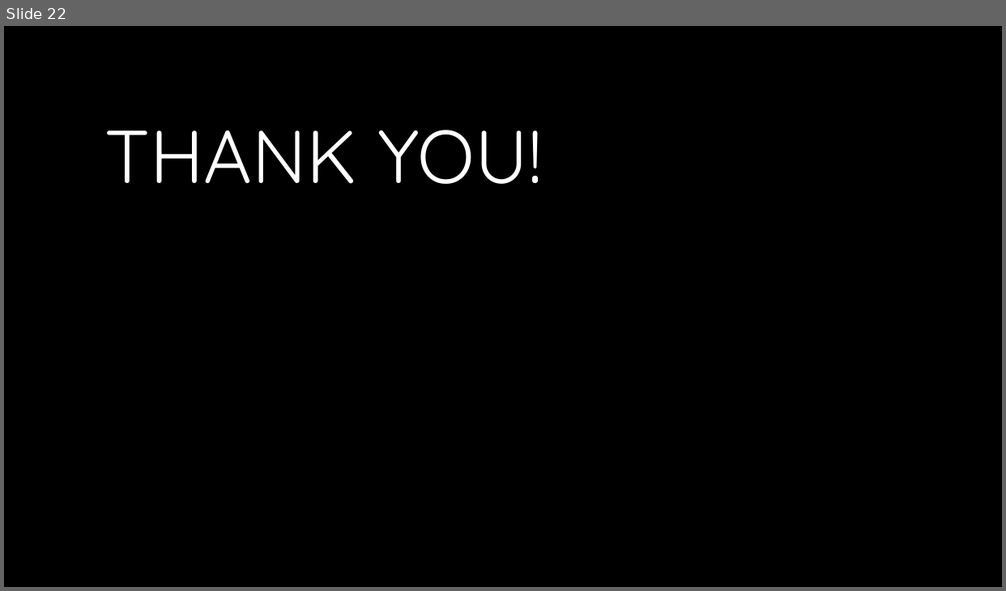
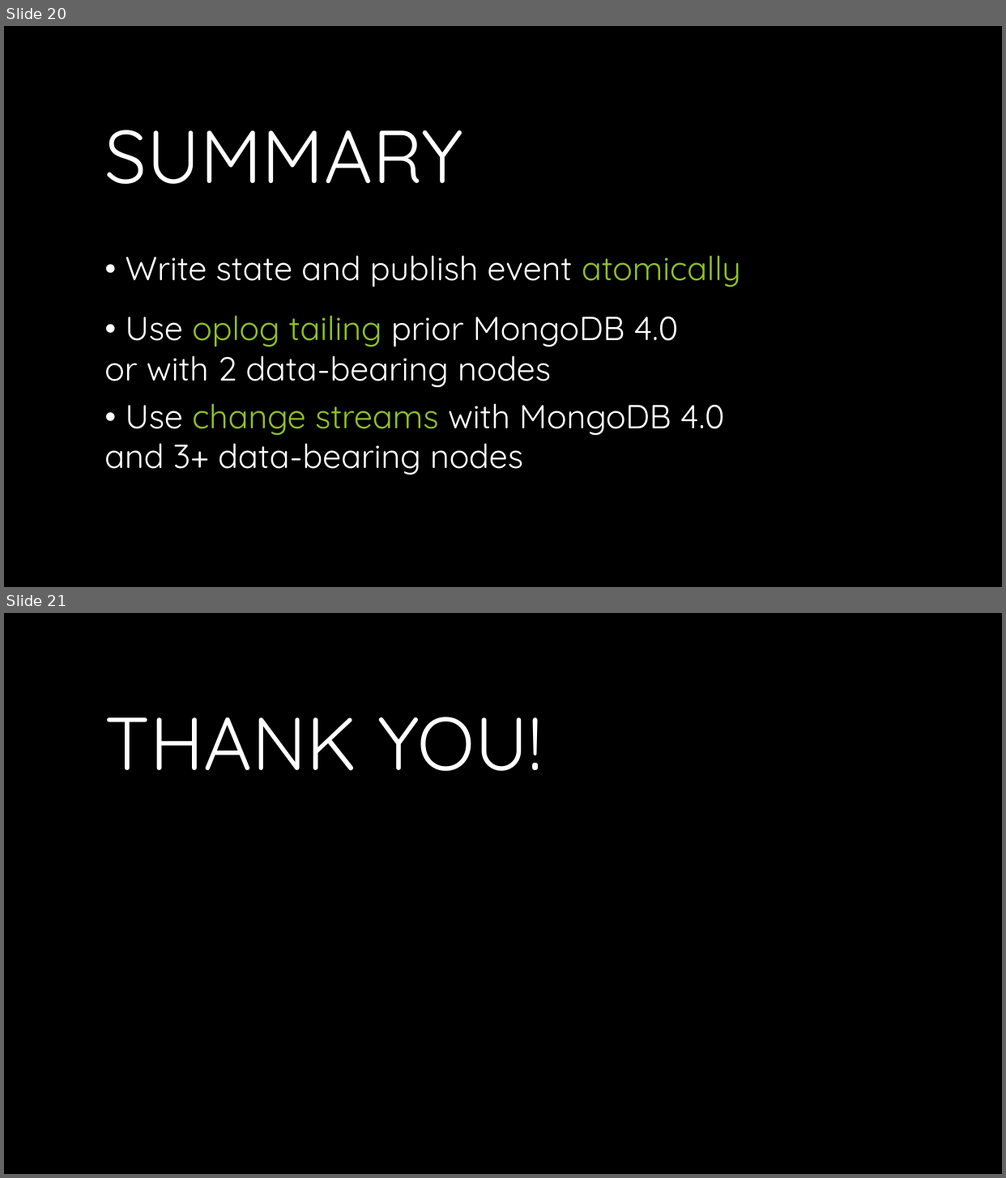
Before and after one commit to andrii-litvinov/event-driven-mongodb, a slide deck: t18-event-mongodb.pptx. Shown one above the other, each under a label of ours: slide 22 before the commit, slides 20 and 21 after it. The pictures are 1006x591 and 1006x1178 pixels, drawn with LibreOffice and Linux fonts; fonts in the diff are those of the drawing; background and template pictures are left out. Boxes give left, top, right and bottom in pixels: in the first picture for what was removed or moved away, otherwise in the second. Text is boxed around its words. In the diff, an @@ line names an element or a change of style, - is before the commit and + after.

```diff
--- a/t18-event-mongodb.pptx
+++ b/t18-event-mongodb.pptx
@@ slide 20 added at (4,26,1002,587), background picture (left out) @@
@@ title added at (105,130,463,184), 72 pt, text #FFFFFF @@
+SUMMARY
@@ text added at (126,255,741,287), 32 pt, text #FFFFFF @@
+• Write state and publish event atomically
@@ text added at (104,315,679,388), 32 pt, text #FFFFFF @@
+• Use oplog tailing prior MongoDB 4.0 or with 2 data-bearing nodes
@@ text added at (104,403,725,476), 32 pt, text #FFFFFF @@
+• Use change streams with MongoDB 4.0 and 3+ data-bearing nodes
@@ what was slide 22 is now slide 21 @@
```
Also in this commit, not shown: 3 slides changed, 2 slides removed.
